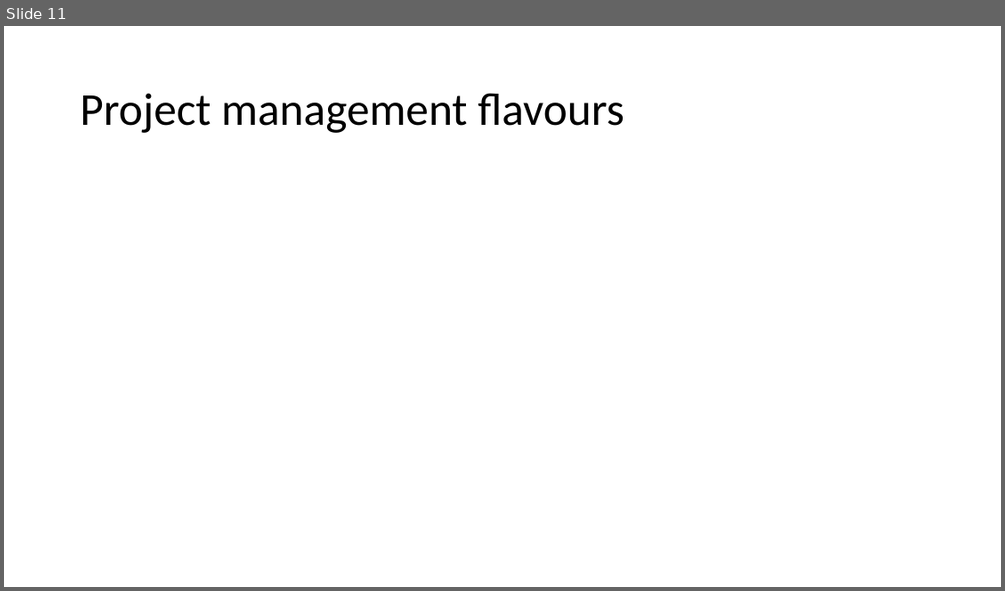
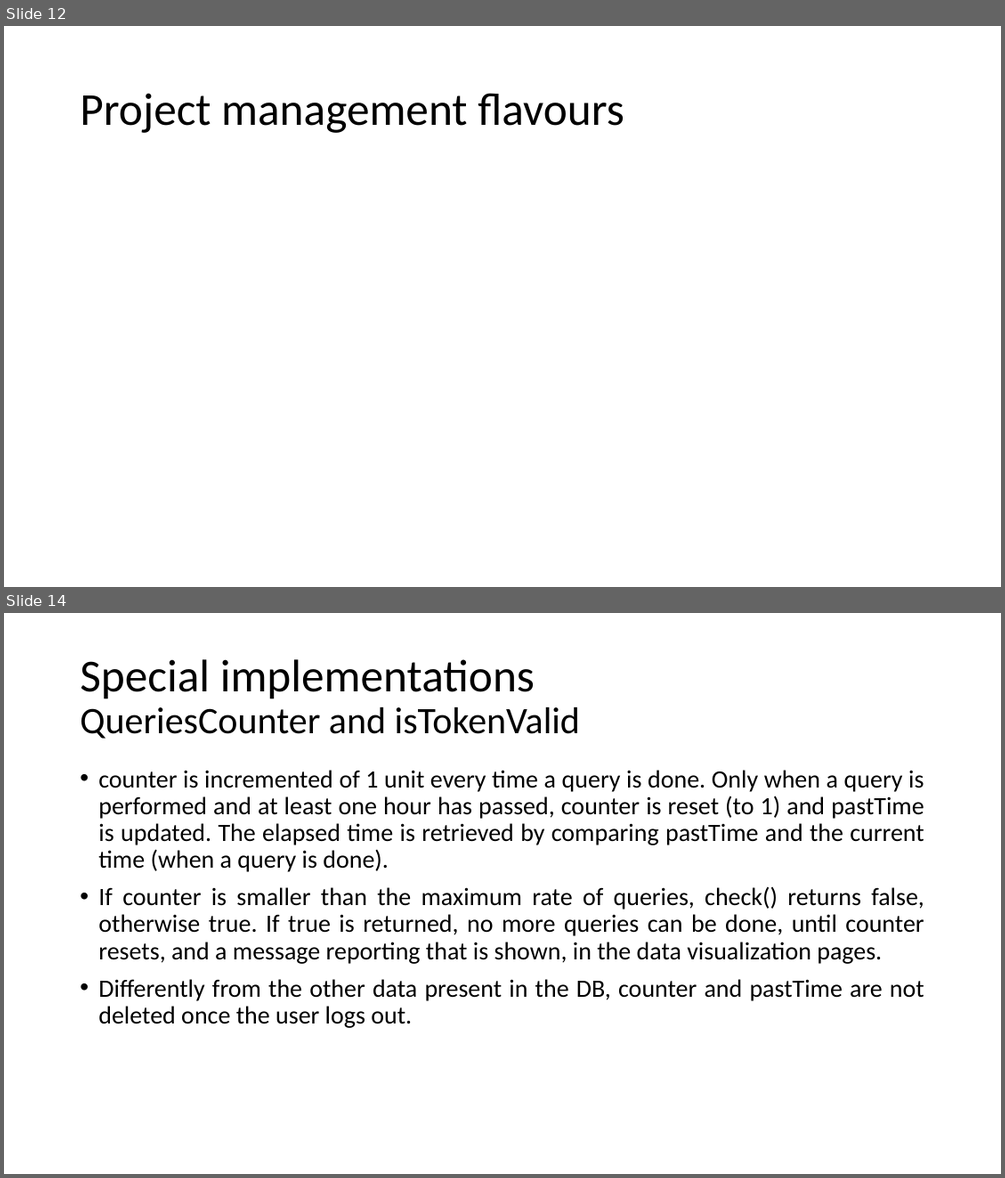
Before and after one commit to marilorena/ProgettoAppBWT, a slide deck: project_presentation.pptx. Shown one above the other, each under a label of ours: slide 11 before the commit, slides 12 and 14 after it; the slides between them are not shown. The pictures are 1005x591 and 1005x1178 pixels, drawn with LibreOffice and Linux fonts; fonts in the diff are those of the drawing. Boxes give left, top, right and bottom in pixels: in the first picture for what was removed or moved away, otherwise in the second. Text is boxed around its words. In the diff, an @@ line names an element or a change of style, - is before the commit and + after.

```diff
--- a/project_presentation.pptx
+++ b/project_presentation.pptx
@@ slide 14 added at (4, 613, 1001, 1174), background #FFFFFF @@
@@ title added at (80, 659, 580, 738), 36 pt, text #000000 @@
+Special implementations
+QueriesCounter and isTokenValid
@@ text added at (98, 770, 924, 1028), 24 pt, text #000000 @@
+• counter is incremented of 1 unit every time a query is done. Only when a query is performed and at least one hour has passed, counter is reset (to 1) and pastTime is updated. The elapsed time is retrieved by comparing pastTime and the current time (when a query is done).
+• If counter is smaller than the maximum rate of queries, check() returns false, otherwise true. If true is returned, no more queries can be done, until counter resets, and a message reporting that is shown, in the data visualization pages.
+• Differently from the other data present in the DB, counter and pastTime are not deleted once the user logs out.
@@ what was slide 11 is now slide 12 @@
```
Also in this commit, not shown: 6 slides changed, 2 other slides added.
